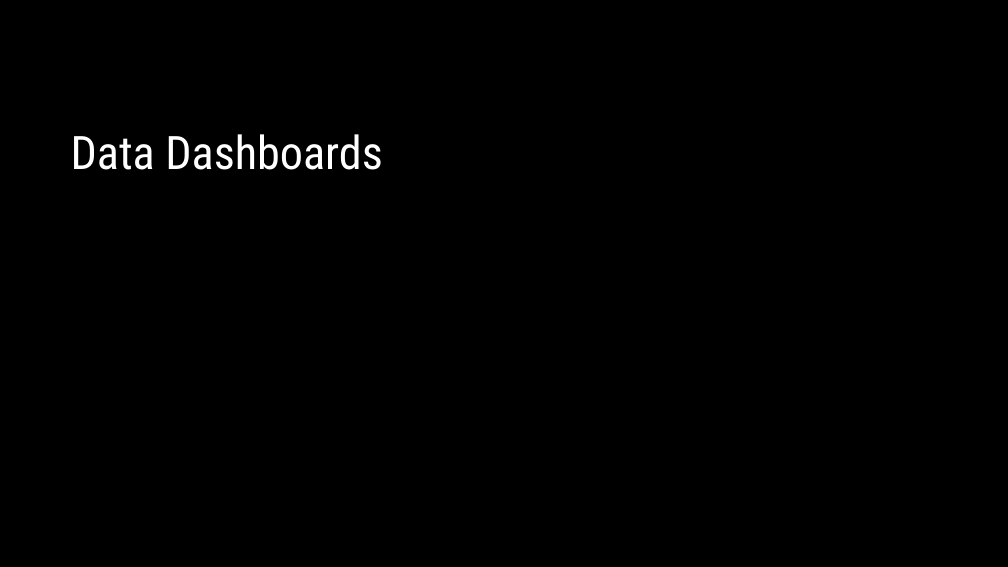
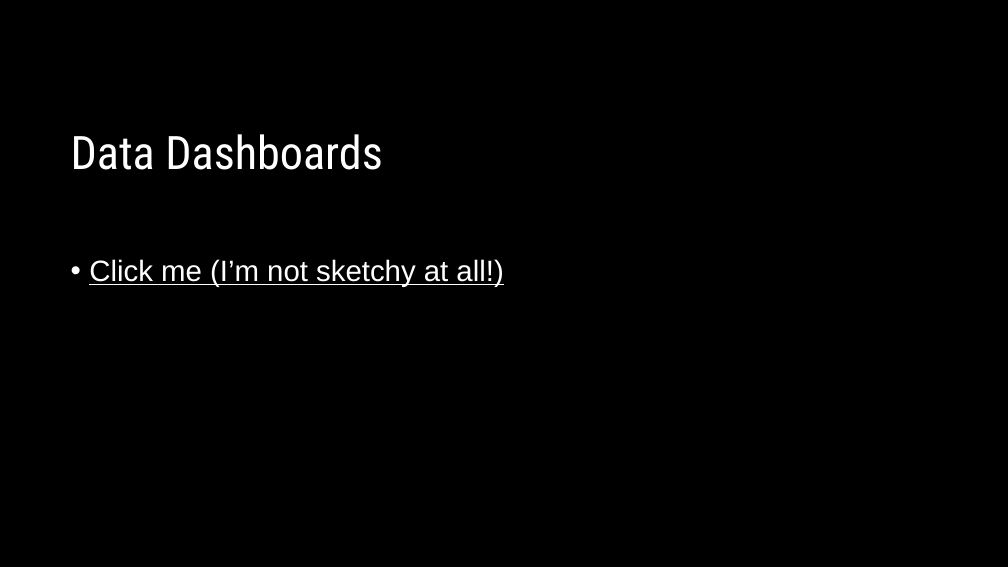
Before and after one commit to lauraminter/seattle-kids, a slide deck: slide 5 of assets/Seattle-kids-slides.pptx. Drawn at 1008x567 pixels with LibreOffice and Linux fonts; fonts in the diff are those of the drawing. Boxes give left, top, right and bottom in pixels: in the first picture for what was removed or moved away, otherwise in the second. Text is boxed around its words. In the diff, an @@ line names an element or a change of style, - is before the commit and + after.

```diff
--- a/assets/Seattle-kids-slides.pptx
+++ b/assets/Seattle-kids-slides.pptx
@@ text added at (89,259,503,287), 28 pt, text #FFFFFF, underline @@
+• Click me (I’m not sketchy at all!)
```
Also in this commit, not shown: 1 slide added, 1 slide removed, 3 other files.
